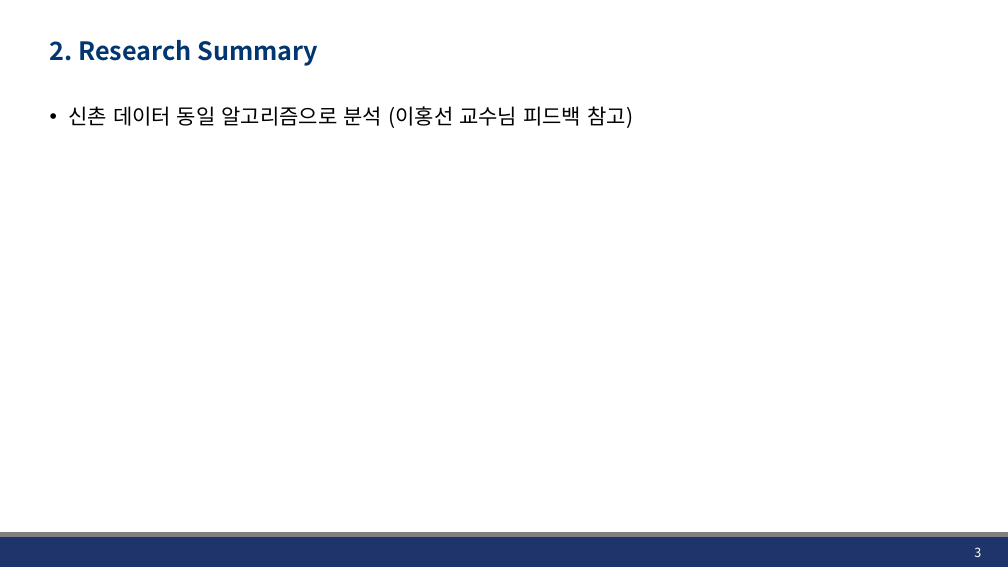
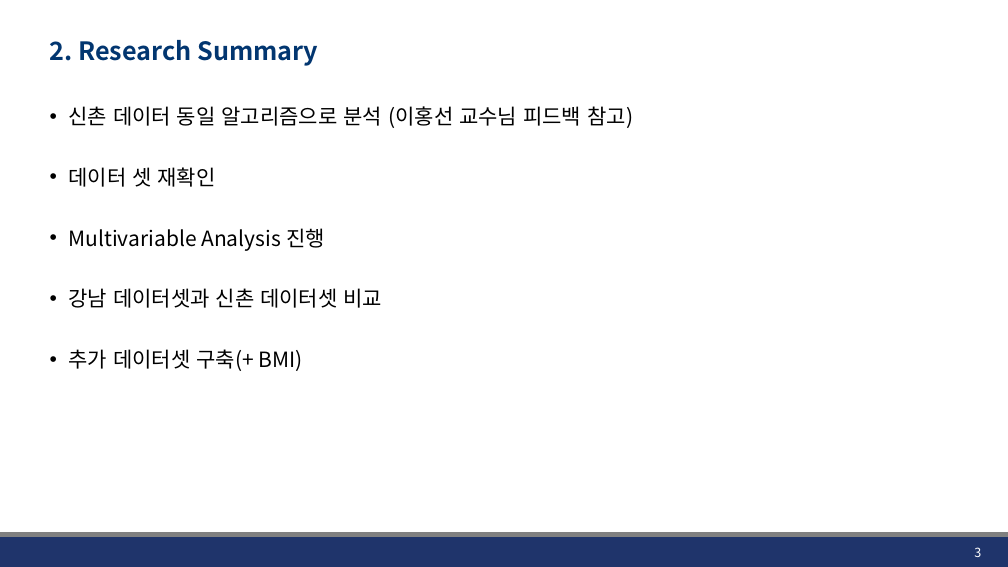
Before and after one commit to JHWannabe/2026-1_Study, a slide deck: slide 3 of 연구자료/260424_Linear_Logistic_Regression.pptx. Drawn at 1008x567 pixels with LibreOffice and Linux fonts; fonts in the diff are those of the drawing; background and template pictures are left out. Boxes give left, top, right and bottom in pixels: in the first picture for what was removed or moved away, otherwise in the second. Text is boxed around its words. In the diff, an @@ line names an element or a change of style, - is before the commit and + after.

Commit message:
연구자료 업데이트

```diff
--- a/연구자료/260424_Linear_Logistic_Regression.pptx
+++ b/연구자료/260424_Linear_Logistic_Regression.pptx
@@ text at box(68, 167, 383, 371): paragraphs added @@
+• 데이터 셋 재확인
+• Multivariable Analysis 진행
+• 강남 데이터셋과 신촌 데이터셋 비교
+• 추가 데이터셋 구축(+ BMI)
```
Also in this commit, not shown: 16 other slides changed, 13 slides added, 5 slides removed, 7 other files.
